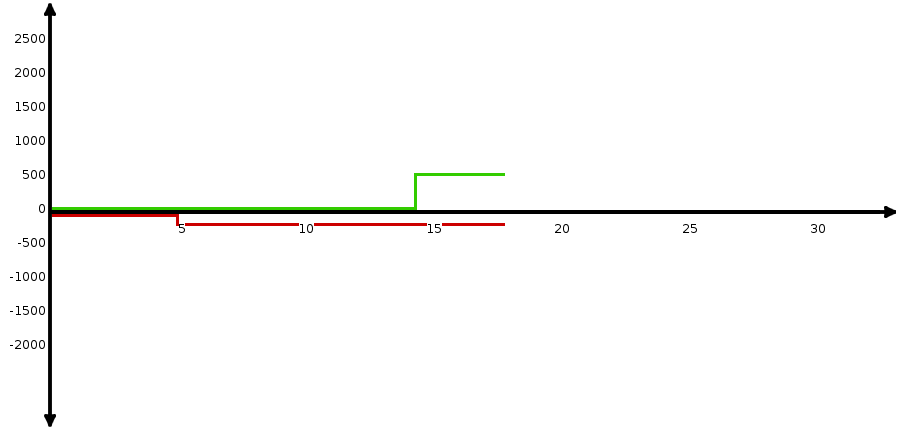
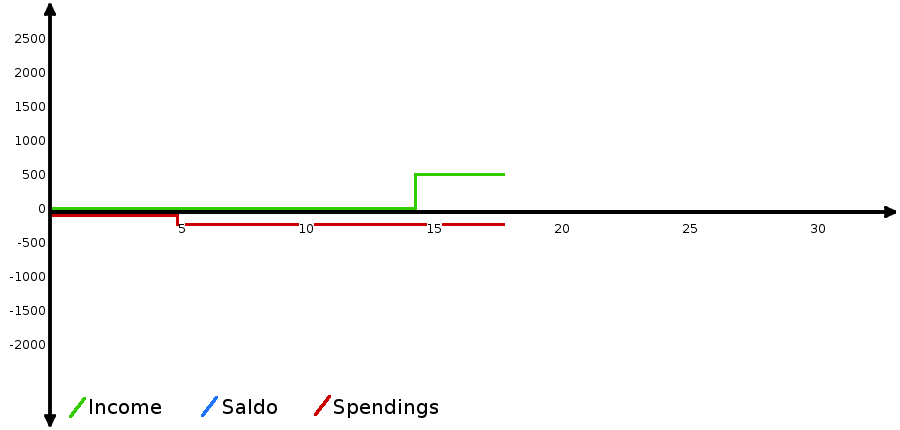
Layer changes from the first 900 x 430 image to the second:
added layer "Eingefügte Ebene" above "Arrow" over box(69, 395, 438, 418)
